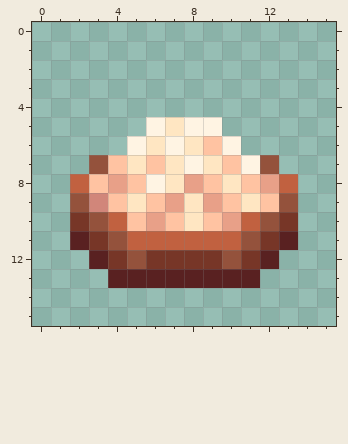
Edited in one commit: pixel-art sprite (textures/cooking_rice.png). This is how it looked before the edit.
The file is 16x16 pixels.
The result:
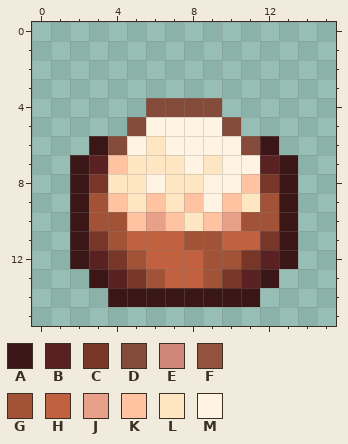
Palette (. is transparent): A #3b1616  B #592121  C #773627  D #844b3a  E #d1867a  F #94523c  G #a25236  H #c16140  J #e8a088  K #ffc3a2  L #ffe6c2  M #fff4e3
Changes in this commit:
Changed rows in their new state; - is an unchanged pixel.
first column x 2:
 4 ----DDDD----
 5 ---D-M--D---
 6 -AD---MM-DA-
 7 AB--L---M-BA
 8 ACLL--LMM-CA
 9 AG---LKM--GA
10 AGG------GGA
11 A-G---GG-H-A
12 A--GHHHGG--A
13 -A-CGHHGC-A-
14 --AAAAAAAA--
